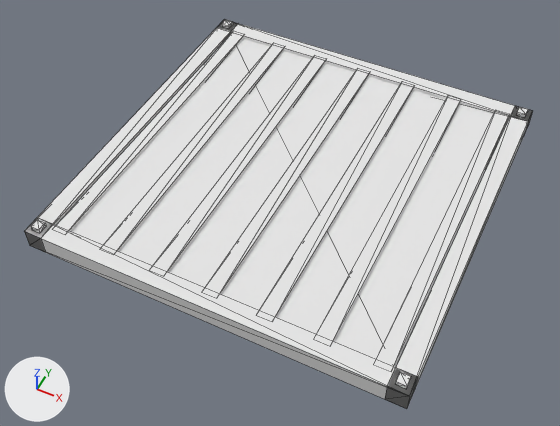
Renders of the glTF model game/assets/construcoes/piso_metal.glb from each side of a commit.
The view is the same before and after, from a 50 mm lens placed at (2.45, -7.3, 7.91), pointed at (-0.42, -1.57, 0.74). The lights are fixed; the arrows at lower left show +X, +Y and +Z. The older version comes first. Mesh edges are drawn as thin lines. Objects named as collision shapes, trigger or cutter boxes, shadow casters or lower levels of detail are left out. Vertices at exactly the same position are counted once.

Before the edit, the objects in view are built like this:
```python
me_piso_metal = bpy.data.meshes.new('piso_metal')
me_piso_metal.from_pydata(...)  # 120 vertices, 192 faces; spans x -2.0..2.0, y -4.0..0.0, z -0.11..0.16
me_piso_metal.materials.append(mat_m_paleta_ventania)  # white #e7e7e7
ob_piso_metal = bpy.data.objects.new('piso_metal', me_piso_metal)
ob_piso_metal.location = (0.0, 0.0, 2.0)
```
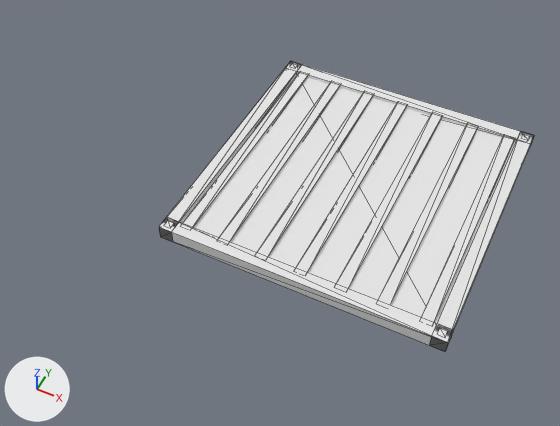
Changed parts and their boxes [x1, y1, x2, y2] in the pictures (560 x 426 px; the box of a moved part takes in the faces that stretch with it):
'piso_metal', reshaped, moved (26% narrower, 25% shorter)
    before: [24, 20, 533, 409]
    after: [159, 61, 534, 351]
part 1 of me_piso_metal, moved or reshaped
    before: [71, 39, 509, 367]
    after: [181, 74, 516, 323]
part 2 of me_piso_metal, moved or reshaped
    before: [56, 33, 243, 231]
    after: [183, 73, 308, 227]
part 3 of me_piso_metal, moved or reshaped
    before: [104, 45, 283, 251]
    after: [219, 83, 340, 242]
part 4 of me_piso_metal, moved or reshaped
    before: [153, 58, 325, 272]
    after: [257, 93, 373, 257]
part 5 of me_piso_metal, moved or reshaped
    before: [205, 71, 369, 294]
    after: [296, 103, 407, 272]
part 6 of me_piso_metal, moved or reshaped
    before: [260, 84, 413, 317]
    after: [336, 114, 441, 288]
part 7 of me_piso_metal, moved or reshaped
    before: [317, 98, 460, 341]
    after: [378, 125, 477, 305]
part 8 of me_piso_metal, moved or reshaped
    before: [377, 112, 509, 366]
    after: [422, 136, 514, 322]
part 9 of me_piso_metal, moved or reshaped
    before: [24, 20, 533, 409]
    after: [159, 61, 534, 351]
part 10 of me_piso_metal, moved or reshaped
    before: [31, 220, 46, 233]
    after: [164, 221, 174, 228]
part 11 of me_piso_metal, moved or reshaped
    before: [222, 20, 233, 29]
    after: [290, 63, 298, 68]
part 12 of me_piso_metal, moved or reshaped
    before: [395, 372, 411, 388]
    after: [437, 328, 448, 337]
part 13 of me_piso_metal, moved or reshaped
    before: [516, 107, 528, 117]
    after: [522, 134, 530, 140]

What changed in the scene script:
```text
Change me_piso_metal:
    used by ob_piso_metal; location = (0.0, 0.0, 2.0)
    remove me_piso_metal.from_pydata(...)  # 120 vertices, 192 faces; spans x -2.0..2.0, y -4.0..0.0, z -0.11..0.16
    add me_piso_metal.from_pydata(...)  # 120 vertices, 192 faces; spans x -2.0..2.0, y -2.0..2.0, z -0.1..0.1
    me_piso_metal part 1: the loose piece of 8 vertices spanning x -1.9..1.9, y -3.9..-0.1, z -0.07..0.07 is scaled about its middle by (1, 1, 0.682), then moved by (0.0, 2.0, 0.0)
    me_piso_metal part 2: the loose piece of 8 vertices spanning x -1.78..-1.62, y -3.85..-0.15, z -0.1..0.1 is scaled about its middle by (1, 1, 0.808), then moved by (0.02, 2.0, 0.0)
    me_piso_metal part 3: the loose piece of 8 vertices spanning x -1.21..-1.05, y -3.85..-0.15, z -0.1..0.1 is scaled about its middle by (1, 1, 0.808), then moved by (0.01, 2.0, 0.0)
    me_piso_metal part 4: the loose piece of 8 vertices spanning x -0.65..-0.49, y -3.85..-0.15, z -0.1..0.1 is scaled about its middle by (1, 1, 0.808), then moved by (0.01, 2.0, 0.0)
    me_piso_metal part 5: the loose piece of 8 vertices spanning x -0.08..0.08, y -3.85..-0.15, z -0.1..0.1 is scaled about its middle by (1, 1, 0.808), then moved by (0.0, 2.0, 0.0)
    me_piso_metal part 6: the loose piece of 8 vertices spanning x 0.49..0.65, y -3.85..-0.15, z -0.1..0.1 is scaled about its middle by (1, 1, 0.808), then moved by (-0.01, 2.0, 0.0)
    me_piso_metal part 7: the loose piece of 8 vertices spanning x 1.05..1.21, y -3.85..-0.15, z -0.1..0.1 is scaled about its middle by (1, 1, 0.808), then moved by (-0.01, 2.0, 0.0)
    me_piso_metal part 8: the loose piece of 8 vertices spanning x 1.62..1.78, y -3.85..-0.15, z -0.1..0.1 is scaled about its middle by (1, 1, 0.808), then moved by (-0.02, 2.0, 0.0)
    me_piso_metal part 9: the loose piece of 24 vertices spanning x -2.0..2.0, y -4.0..0.0, z -0.11..0.11 is moved by (0.0, 2.0, 0.0)
    me_piso_metal part 10: the loose piece of 8 vertices spanning x -1.95..-1.85, y -3.95..-3.85, z 0.11..0.16 is scaled about its middle by (1, 1, 4.08), then moved by (0.0, 2.0, -0.13)
    me_piso_metal part 11: the loose piece of 8 vertices spanning x -1.95..-1.85, y -0.15..-0.05, z 0.1..0.15 is scaled about its middle by (1, 1, 4.08), then moved by (0.0, 2.0, -0.13)
    me_piso_metal part 12: the loose piece of 8 vertices spanning x 1.85..1.95, y -3.95..-3.85, z 0.11..0.16 is scaled about its middle by (1, 1, 4.08), then moved by (0.0, 2.0, -0.13)
    me_piso_metal part 13: the loose piece of 8 vertices spanning x 1.85..1.95, y -0.15..-0.05, z 0.1..0.15 is scaled about its middle by (1, 1, 4.08), then moved by (0.0, 2.0, -0.13)
Change ob_piso_metal:
    ob_piso_metal.location: (0.0, 0.0, 2.0) -> (0.0, 0.0, 0.0)
```
